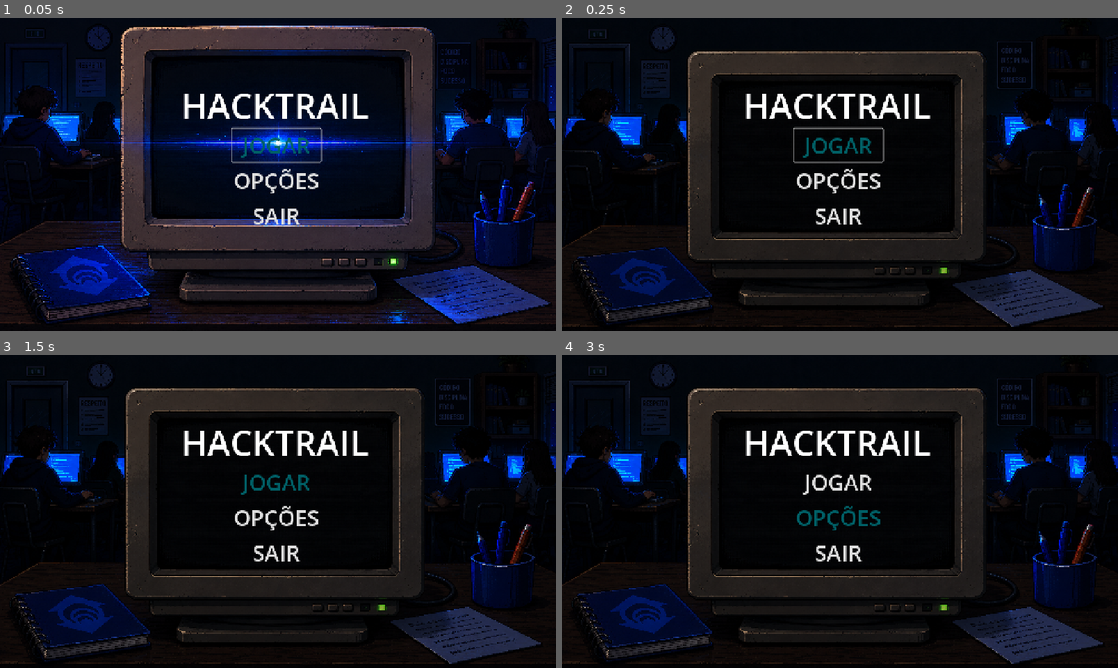
Above: before the commit, frames 1-4 (two rows, left to right).
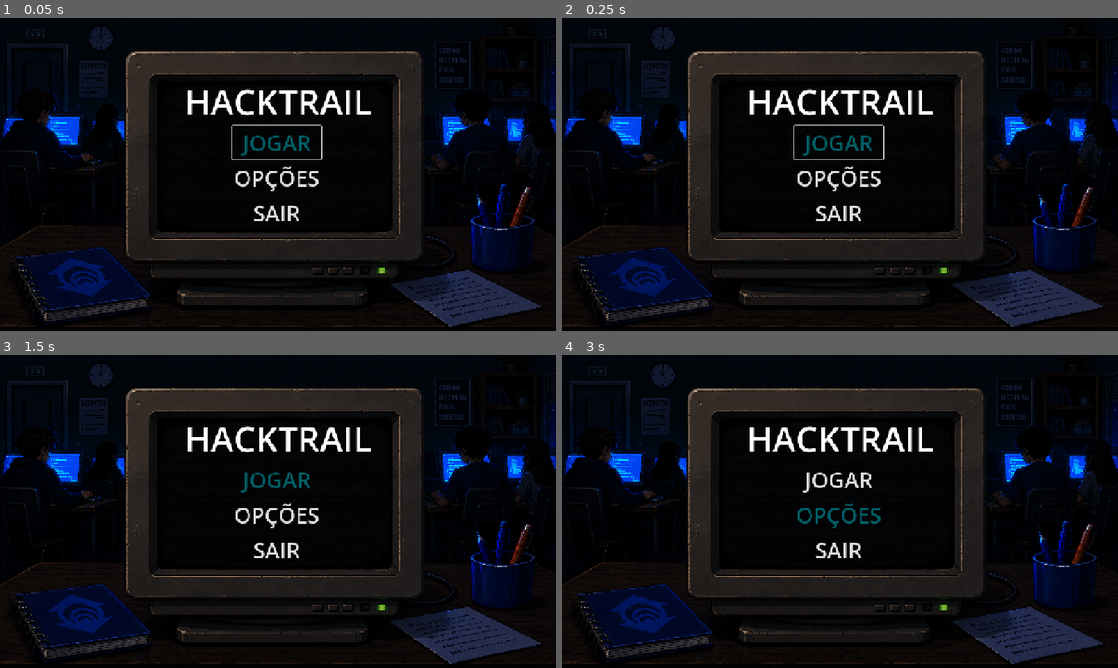
Above: after the commit, the same moments.

Repository: devrodofc/HackTrail2
Game: Godot game, scene res://ui/menus/main/main.tscn
The game is run twice, just before and just after one commit, with the same random seed, the same clock (stepped at 60 frames per second) and the same inputs.
Inputs:
- Up to frame 1 (0.05 s): no input
- Up to frame 2 (0.25 s): no input
- Up to frame 3 (1.5 s): click "OPÇÕES" at 0.5 s; click "JOGAR" at 1.25 s
- Up to frame 4 (3 s): click "JOGAR" at 2 s; click "OPÇÕES" at 2.75 s

The runs differ from the first frame. In frame 1, 42% of the frame differs, in the area x 0-100%, y 0-99%; in frame 2, 3.2%; in frame 3, 2.8%; in frame 4, 2.8%.

Commit message:
cena de opcoes implementada - refinar futuramente

Diff:
--- a/project.godot
+++ b/project.godot
@@ -23,7 +23,6 @@
 
 window/size/viewport_width=1280
 window/size/viewport_height=720
-window/size/mode=3
 window/stretch/mode="canvas_items"
 
 [physics]
--- a/ui/menus/main/main.gd
+++ b/ui/menus/main/main.gd
@@ -1,8 +1,8 @@
 extends Control
 
-@onready var play_button: Button = $MarginContainer/VBoxContainer/Control/TitleLabel/Spacer/VBoxContainer/PlayButton
-@onready var options_button: Button = $MarginContainer/VBoxContainer/Control/TitleLabel/Spacer/VBoxContainer/OptionsButton
-@onready var quit_button: Button = $MarginContainer/VBoxContainer/Control/TitleLabel/Spacer/VBoxContainer/QuitButton
+@onready var play_button: Button = $MarginContainer/VBoxContainer/Spacer/VBoxContainer/PlayButton
+@onready var options_button: Button = $MarginContainer/VBoxContainer/Spacer/VBoxContainer/OptionsButton
+@onready var quit_button: Button = $MarginContainer/VBoxContainer/Spacer/VBoxContainer/QuitButton
 
 func _ready() -> void:
 	# Foca no botão Jogar automaticamente para quem joga no teclado
@@ -22,8 +22,7 @@
 	# get_tree().change_scene_to_file("res://gameplay/interrogation/intro.tscn")
 
 func _on_options_button_pressed() -> void:
-	print("Abrindo menu de opções...")
-	# Futuramente: Instanciar o menu de opções aqui
+	get_tree().change_scene_to_file("res://ui/menus/options/options.tscn")
 
 func _on_quit_button_pressed() -> void:
 	print("Saindo do sistema...")
--- a/ui/menus/main/main.tscn
+++ b/ui/menus/main/main.tscn
@@ -1,46 +1,7 @@
 [gd_scene format=3 uid="uid://b17pe6151kvt6"]
 
 [ext_resource type="Script" uid="uid://dd2cb2xie5w2t" path="res://ui/menus/main/main.gd" id="1_yvasb"]
-[ext_resource type="Texture2D" uid="uid://clb44qb8swp84" path="res://assets/sprites/props/computador1.png" id="2_3p6m0"]
 [ext_resource type="Texture2D" uid="uid://dg2o8kdxb4mqh" path="res://assets/sprites/props/computador4.png" id="3_72mpx"]
-
-[sub_resource type="Animation" id="Animation_gd5h0"]
-length = 0.001
-tracks/0/type = "value"
-tracks/0/imported = false
-tracks/0/enabled = true
-tracks/0/path = NodePath(".:texture")
-tracks/0/interp = 1
-tracks/0/loop_wrap = true
-tracks/0/keys = {
-"times": PackedFloat32Array(0),
-"transitions": PackedFloat32Array(1),
-"update": 1,
-"values": [ExtResource("2_3p6m0")]
-}
-
-[sub_resource type="Animation" id="Animation_d11k6"]
-resource_name = "bg_idle"
-length = 4.0
-loop_mode = 1
-tracks/0/type = "value"
-tracks/0/imported = false
-tracks/0/enabled = true
-tracks/0/path = NodePath(".:texture")
-tracks/0/interp = 1
-tracks/0/loop_wrap = true
-tracks/0/keys = {
-"times": PackedFloat32Array(0.13333344),
-"transitions": PackedFloat32Array(1),
-"update": 1,
-"values": [ExtResource("3_72mpx")]
-}
-
-[sub_resource type="AnimationLibrary" id="AnimationLibrary_sx0bw"]
-_data = {
-&"RESET": SubResource("Animation_gd5h0"),
-&"bg_idle": SubResource("Animation_d11k6")
-}
 
 [node name="MainMenu" type="Control" unique_id=1961620024]
 layout_mode = 3
@@ -58,13 +19,8 @@
 anchor_bottom = 1.0
 grow_horizontal = 2
 grow_vertical = 2
-texture = ExtResource("2_3p6m0")
+texture = ExtResource("3_72mpx")
 expand_mode = 1
-
-[node name="AnimationPlayer" type="AnimationPlayer" parent="." unique_id=573791482]
-root_node = NodePath("../Background")
-libraries/ = SubResource("AnimationLibrary_sx0bw")
-autoplay = &"bg_idle"
 
 [node name="MarginContainer" type="MarginContainer" parent="." unique_id=1218600158]
 layout_mode = 1
@@ -90,30 +46,28 @@
 anchor_top = 1.0
 anchor_right = 0.5
 anchor_bottom = 1.0
-offset_left = -283.0
-offset_top = -454.0
-offset_right = 149.0
-offset_bottom = -344.0
+offset_left = -275.0
+offset_top = -409.0
+offset_right = 157.0
+offset_bottom = -299.0
 grow_horizontal = 2
 grow_vertical = 0
 theme_override_font_sizes/font_size = 80
 text = "HACKTRAIL"
 horizontal_alignment = 1
 
-[node name="Spacer" type="Control" parent="MarginContainer/VBoxContainer/Control/TitleLabel" unique_id=588444442]
+[node name="Spacer" type="Control" parent="MarginContainer/VBoxContainer" unique_id=588444442]
 custom_minimum_size = Vector2(0, 50)
-anchors_preset = 0
-offset_right = 40.0
-offset_bottom = 40.0
+layout_mode = 2
 
-[node name="VBoxContainer" type="VBoxContainer" parent="MarginContainer/VBoxContainer/Control/TitleLabel/Spacer" unique_id=1452272811]
+[node name="VBoxContainer" type="VBoxContainer" parent="MarginContainer/VBoxContainer/Spacer" unique_id=1452272811]
 layout_mode = 0
-offset_left = 117.0
-offset_top = 108.0
-offset_right = 322.0
-offset_bottom = 347.0
+offset_left = 415.0
+offset_top = -302.0
+offset_right = 620.0
+offset_bottom = -63.0
 
-[node name="PlayButton" type="Button" parent="MarginContainer/VBoxContainer/Control/TitleLabel/Spacer/VBoxContainer" unique_id=1105773324]
+[node name="PlayButton" type="Button" parent="MarginContainer/VBoxContainer/Spacer/VBoxContainer" unique_id=1105773324]
 layout_mode = 2
 mouse_default_cursor_shape = 2
 theme_override_colors/font_focus_color = Color(1.2273341e-06, 0.37668496, 0.40217566, 1)
@@ -125,7 +79,7 @@
 flat = true
 metadata/_edit_lock_ = true
 
-[node name="OptionsButton" type="Button" parent="MarginContainer/VBoxContainer/Control/TitleLabel/Spacer/VBoxContainer" unique_id=1733372069]
+[node name="OptionsButton" type="Button" parent="MarginContainer/VBoxContainer/Spacer/VBoxContainer" unique_id=1733372069]
 layout_mode = 2
 mouse_default_cursor_shape = 2
 theme_override_colors/font_focus_color = Color(1.2273341e-06, 0.37668496, 0.40217566, 1)
@@ -137,7 +91,7 @@
 flat = true
 metadata/_edit_lock_ = true
 
-[node name="QuitButton" type="Button" parent="MarginContainer/VBoxContainer/Control/TitleLabel/Spacer/VBoxContainer" unique_id=1580104235]
+[node name="QuitButton" type="Button" parent="MarginContainer/VBoxContainer/Spacer/VBoxContainer" unique_id=1580104235]
 layout_mode = 2
 mouse_default_cursor_shape = 2
 theme_override_colors/font_focus_color = Color(1.2273341e-06, 0.37668496, 0.40217566, 1)
